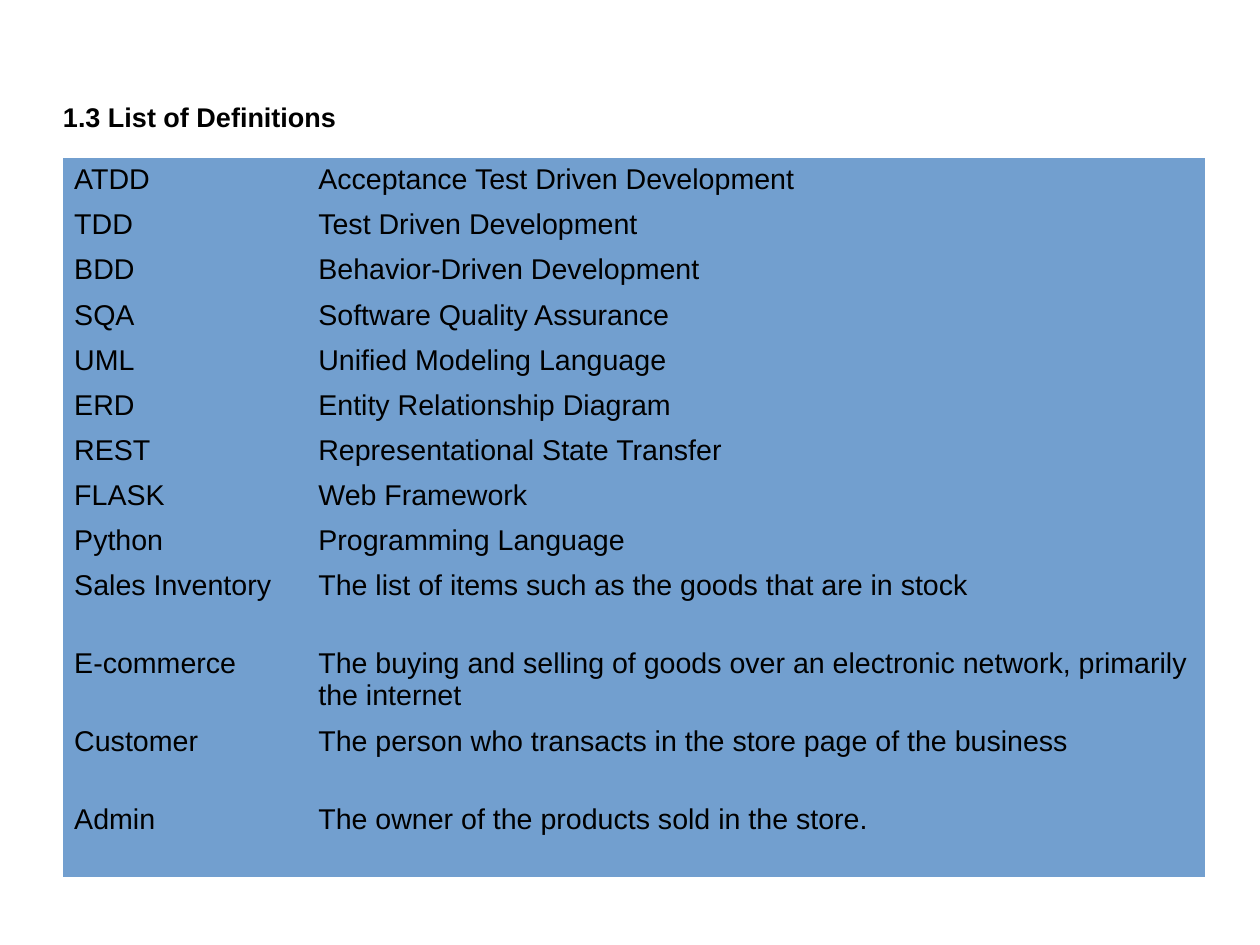
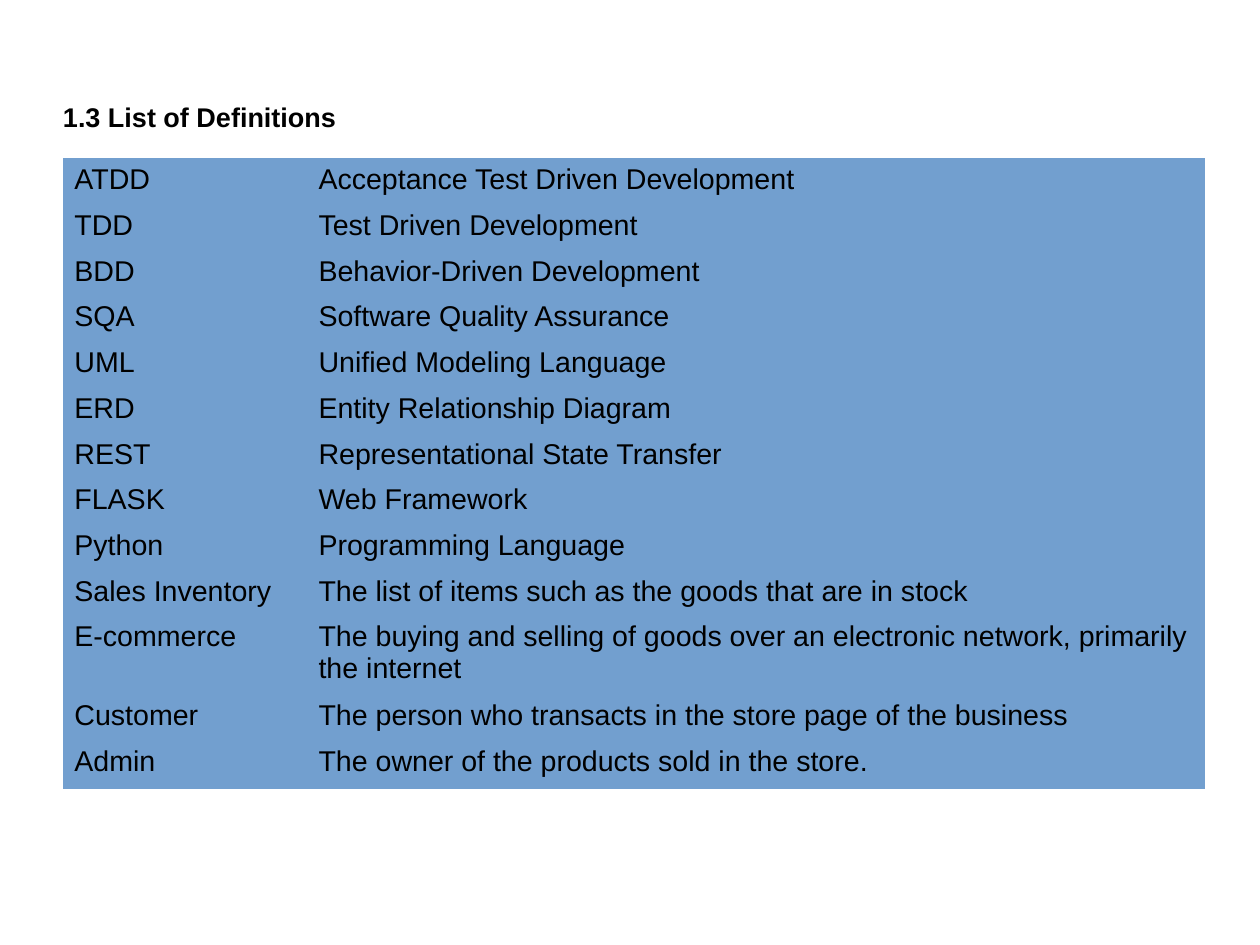
Before and after one commit to catherinemaglasang/e-store-by-scorpio, a slide deck: slide 7 of Presentation/SQAP.odp (slide 5 before the commit). Drawn at 1260x945 pixels with LibreOffice and Linux fonts; fonts in the diff are those of the drawing. Boxes give left, top, right and bottom in pixels: in the first picture for what was removed or moved away, otherwise in the second. Text is boxed around its words. In the diff, an @@ line names an element or a change of style, - is before the commit and + after.

```diff
--- a/Presentation/SQAP.odp
+++ b/Presentation/SQAP.odp
@@ table: place and size @@
-table at box(63, 158, 1206, 877)
+table at box(63, 158, 1206, 789)
```
Also in this commit, not shown: 7 other slides changed, 9 slides added, 1 other file.
